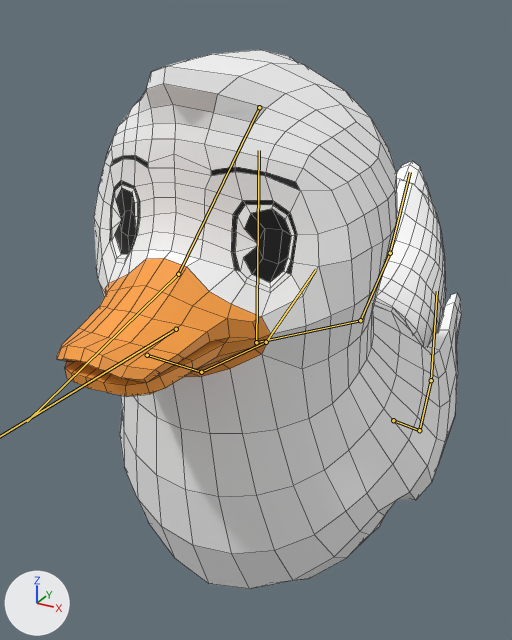
Two versions of the FBX model QuackingAwesome/Assets/Animals/Duck.fbx, one commit apart.
Rendered twice from a 50 mm camera at (0.243, -0.539, 0.36) aimed at (-0.037, -0.029, 0.105). Arrows for +X, +Y and +Z are at lower left; the lights stay in place. The bones that bend it are drawn over the model as lines. Mesh edges are drawn as thin lines.

Names of what the first picture shows: 'Duck'.
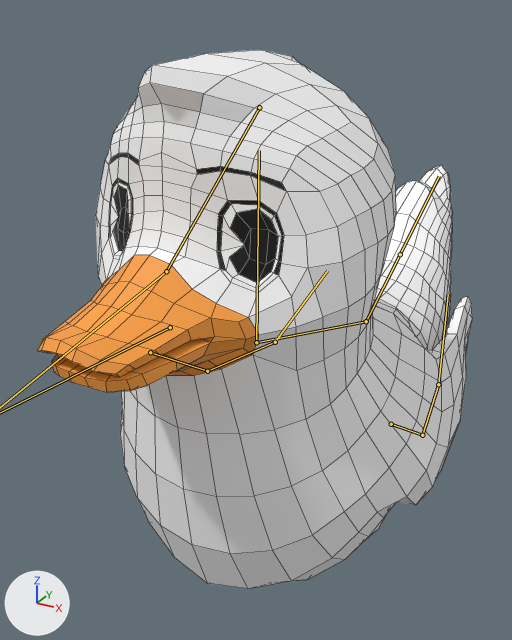
The newer file adds an action. The first version stands in its rest pose; the second is drawn at frame 15 of the action 'DuckArmature|Duck Swim'.

What differs and where, as boxes (x1, y1, x2, y2) in the pictures (512 x 640 px):
'Duck', posed (8% wider)
    before: (57, 50, 461, 589)
    after: (37, 50, 472, 589)
bone 'Head', root to tip
    before: (259, 107) to (178, 274)
    after: (259, 107) to (166, 271)
bone 'MIddle', root to tip
    before: (256, 342) to (360, 320)
    after: (256, 342) to (366, 321)
bone 'Tail', root to tip
    before: (360, 320) to (390, 253)
    after: (366, 321) to (400, 254)
bone 'Tail2', root to tip
    before: (390, 253) to (410, 172)
    after: (400, 254) to (439, 176)
bone 'UpperWing.L', root to tip
    before: (393, 420) to (419, 430)
    after: (391, 424) to (422, 435)
bone 'UpperWing.R', root to tip
    before: (147, 355) to (201, 372)
    after: (150, 352) to (207, 371)

What the commit changed:
Bone 'MouthLower' (bone_mouthlower) moves from (0.0, 0.0, 0.0) to (-0.005, 0.0, 0.0).
Bone 'MouthLower' (bone_mouthlower) turns from (0, 0, 0) to (0, 0, 5) degrees about its own x, y and z.
Bone 'Head' (bone_head) turns from (0, 0, 0) to (0, 3, 4) degrees about its own x, y and z.
Bone 'MIddle' (bone_middle) turns from (0, 0, 0) to (0, 0, -1) degrees about its own x, y and z.
Bone 'Tail' (bone_tail) turns from (0, 0, 0) to (0, -2, -3) degrees about its own x, y and z.
Bone 'Tail2' (bone_tail2) turns from (0, 0, 0) to (2, -18, -12) degrees about its own x, y and z.
Bone 'UpperWing.L' (bone_upperwing_l) moves from (0.0, 0.0, 0.0) to (0.0, -0.005, -0.003).
Bone 'UpperWing.L' (bone_upperwing_l) turns from (0, 0, 0) to (0, 2, -2) degrees about its own x, y and z.
Bone 'UpperWing.R' (bone_upperwing_r) moves from (0.0, 0.0, 0.0) to (0.0, 0.005, 0.003).
Bone 'UpperWing.R' (bone_upperwing_r) turns from (0, 0, 0) to (0, 2, -2) degrees about its own x, y and z.
